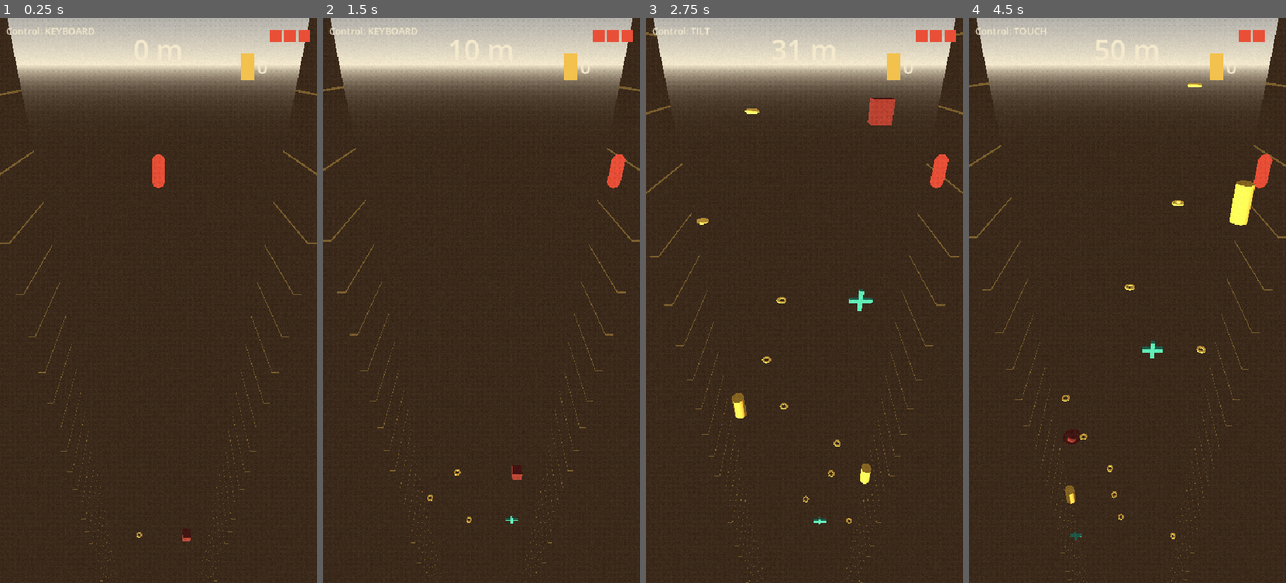
Above: before the commit, frames 1-4 (left to right).
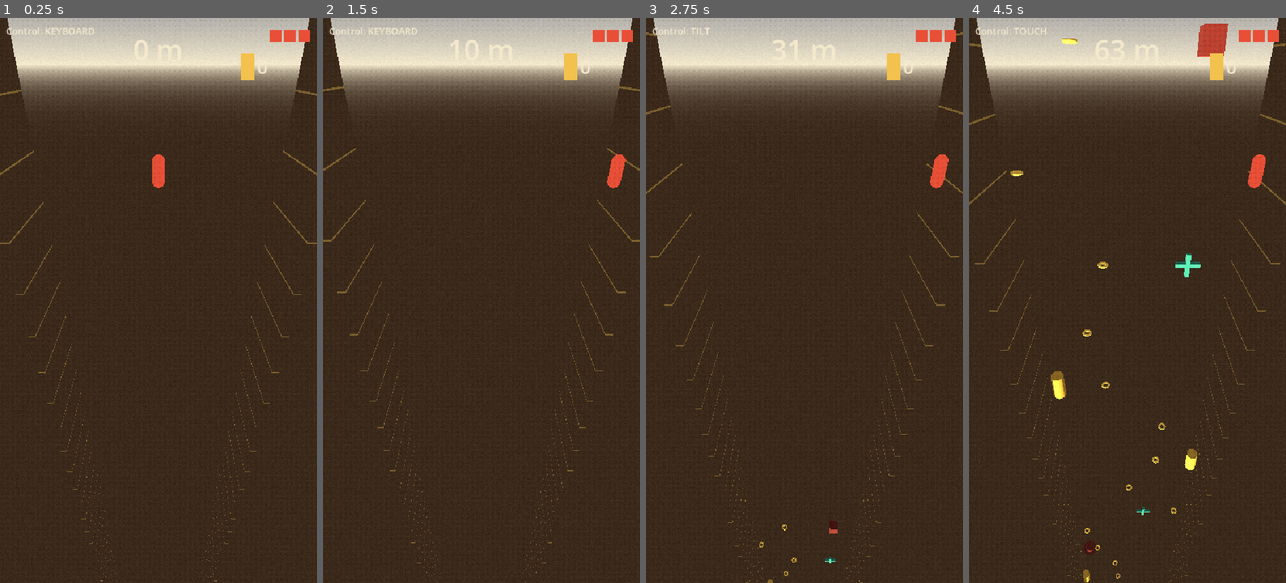
Above: after the commit, the same moments.

Repository: quvntvn/Hyperdive
Game: Godot game, scene res://scenes/game/main_game.tscn
Two runs of this game, one before a commit and one after it. Both use one fixed random seed, a clock stepped at 60 frames per second and the inputs below.
Inputs (mouse positions are in pixels of both pictures, inside the frame that each line leads up to):
- Up to frame 1 (0.25 s): no input
- Up to frame 2 (1.5 s): tap Enter at 0.5 s; move the mouse to (551, 272) at 0.52 s; hold D (move_right) 0.53-1.25 s; tap 1 at 0.6 s; click (551, 272) at 0.67 s; drag from (418, 328) to (465, 413) at 1.27 s
- Up to frame 3 (2.75 s): move the mouse to (836, 176) at 2.02 s; hold D (move_right) from 2.03 s (still down); tap 3 at 2.1 s
- Up to frame 4 (4.5 s): release D (move_right) at 2.75 s; drag from (1111, 413) to (1032, 215) at 2.77 s; move the mouse to (1222, 385) at 3.52 s; hold A (move_left) 3.53-4.25 s; tap 2 at 3.6 s; drag from (1032, 215) to (1079, 159) at 4.27 s

The runs differ from the first frame. In frame 1, less than 0.1% of the frame differs, in the area x 43-61%, y 91-93%; in frame 2, 0.1%; in frame 3, 1.1%; in frame 4, 3.6%, in the area x 0-100%, y 1-100%.

Commit message:
tune(spawn): SPAWN_AHEAD doublé à 60 pour spawn hors champ visuel
Co-Authored-By: Claude Sonnet 4.6 <noreply@anthropic.com>

Diff:
--- a/hyperdive/scripts/gameplay/coin_spawner.gd
+++ b/hyperdive/scripts/gameplay/coin_spawner.gd
@@ -6,7 +6,7 @@
 @export var coin_scene: PackedScene
 
 const SPAWN_INTERVAL_Y: float = 3.6
-const SPAWN_AHEAD: float = 30.0
+const SPAWN_AHEAD: float = 60.0
 const CORRIDOR_HALF_WIDTH: float = 4.0
 const DESPAWN_BEHIND: float = 15.0
 
--- a/hyperdive/scripts/gameplay/obstacle_spawner.gd
+++ b/hyperdive/scripts/gameplay/obstacle_spawner.gd
@@ -6,7 +6,7 @@
 @export var obstacle_scenes: Array[PackedScene]
 
 const SPAWN_INTERVAL_Y: float = 7.2
-const SPAWN_AHEAD: float = 30.0
+const SPAWN_AHEAD: float = 60.0
 const CORRIDOR_HALF_WIDTH: float = 4.5
 const DESPAWN_BEHIND: float = 15.0
 
